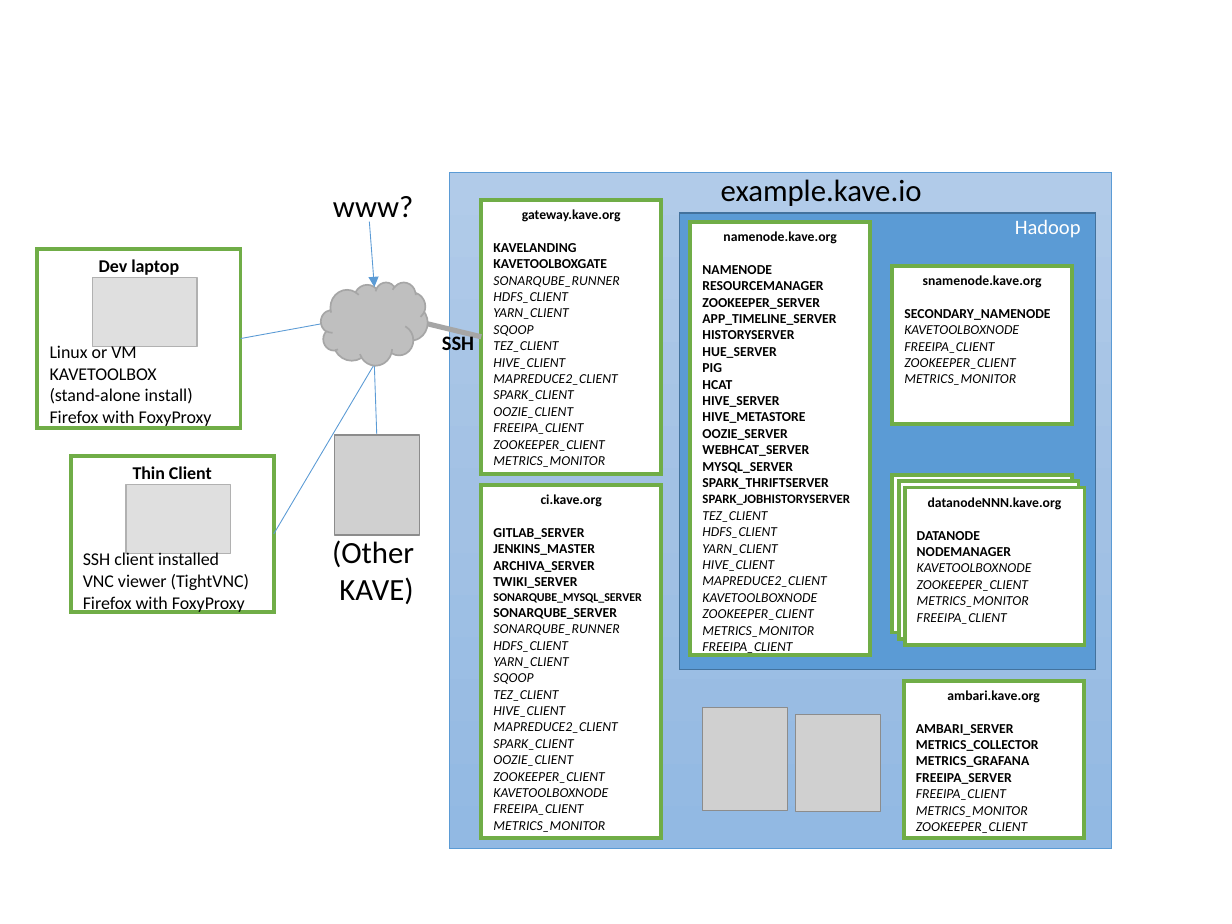
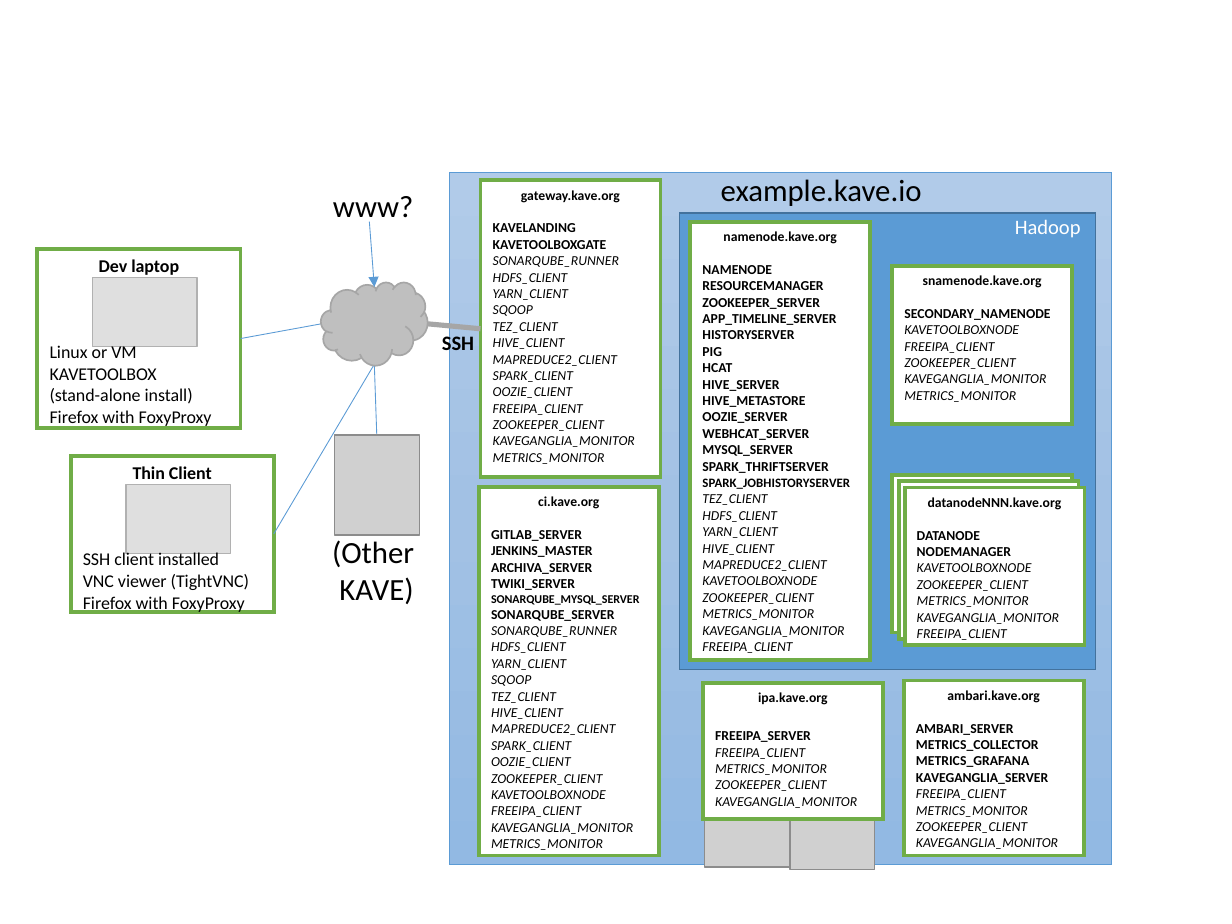
Before and after one commit to KaveIO/AmbariKave, a slide deck: slide 2 of Figs/KaveExamples.pptx. Drawn at 1232x924 pixels with LibreOffice and Linux fonts; fonts in the diff are those of the drawing; grey boxes stand for pictures. Boxes give left, top, right and bottom in pixels: in the first picture for what was removed or moved away, otherwise in the second. Text is boxed around its words. In the diff, an @@ line names an element or a change of style, - is before the commit and + after.

```diff
--- a/Figs/KaveExamples.pptx
+++ b/Figs/KaveExamples.pptx
@@ rectangle: place and size @@
-rectangle at box(450, 172, 1111, 848)
+rectangle at box(450, 172, 1111, 864)
@@ rectangle "gateway.kave.org": place and size @@
-rectangle "gateway.kave.org" at box(482, 200, 662, 474)
+rectangle "gateway.kave.org" at box(480, 180, 660, 477)
@@ rectangle "namenode.kave.org": place and size @@
-rectangle "namenode.kave.org" at box(690, 222, 870, 654)
+rectangle "namenode.kave.org" at box(690, 222, 870, 660)
@@ line moved from (428, 324) - (482, 336) to (428, 324) - (480, 329) @@
@@ text in rectangle at box(702, 347, 776, 358): paragraph removed @@
-HUE_SERVER
@@ text in rectangle at box(904, 358, 1046, 402): text changed @@
-ZOOKEEPER_CLIENT METRICS_MONITOR
+ZOOKEEPER_CLIENT
+KAVEGANGLIA_MONITOR
+METRICS_MONITOR
@@ text in rectangle at box(493, 420, 635, 464): text changed @@
-ZOOKEEPER_CLIENT METRICS_MONITOR
+ZOOKEEPER_CLIENT
+KAVEGANGLIA_MONITOR
+METRICS_MONITOR
@@ rectangle "ci.kave.org": place and size @@
-rectangle "ci.kave.org" at box(482, 484, 662, 838)
+rectangle "ci.kave.org" at box(479, 487, 659, 855)
@@ text in rectangle at box(702, 626, 844, 637): paragraph added @@
+KAVEGANGLIA_MONITOR
@@ text in rectangle at box(917, 613, 1059, 624): paragraph added @@
+KAVEGANGLIA_MONITOR
@@ rectangle added at box(703, 683, 883, 819), fill #FFFFFF, outline #70AD47 2.25 pt, 8 pt, text #000000, italic @@
+ipa.kave.org
+FREEIPA_SERVER
+FREEIPA_CLIENT
+METRICS_MONITOR
+ZOOKEEPER_CLIENT
+KAVEGANGLIA_MONITOR
@@ rectangle "ambari.kave.org": place and size @@
-rectangle "ambari.kave.org" at box(904, 680, 1084, 838)
+rectangle "ambari.kave.org" at box(904, 680, 1084, 855)
@@ picture: place and size @@
-picture at box(702, 707, 787, 811)
+picture at box(705, 764, 790, 867)
@@ picture: place and size @@
-picture at box(796, 715, 881, 812)
+picture at box(790, 772, 875, 870)
@@ text in rectangle at box(916, 773, 1048, 784): text changed @@
-FREEIPA_SERVER
+KAVEGANGLIA_SERVER
@@ text in rectangle at box(491, 806, 633, 850): text changed @@
-FREEIPA_CLIENT METRICS_MONITOR
+FREEIPA_CLIENT
+KAVEGANGLIA_MONITOR
+METRICS_MONITOR
@@ text in rectangle at box(916, 838, 1058, 849): paragraph added @@
+KAVEGANGLIA_MONITOR
```
Also in this commit, not shown: 2 other slides changed, 5 other files.
